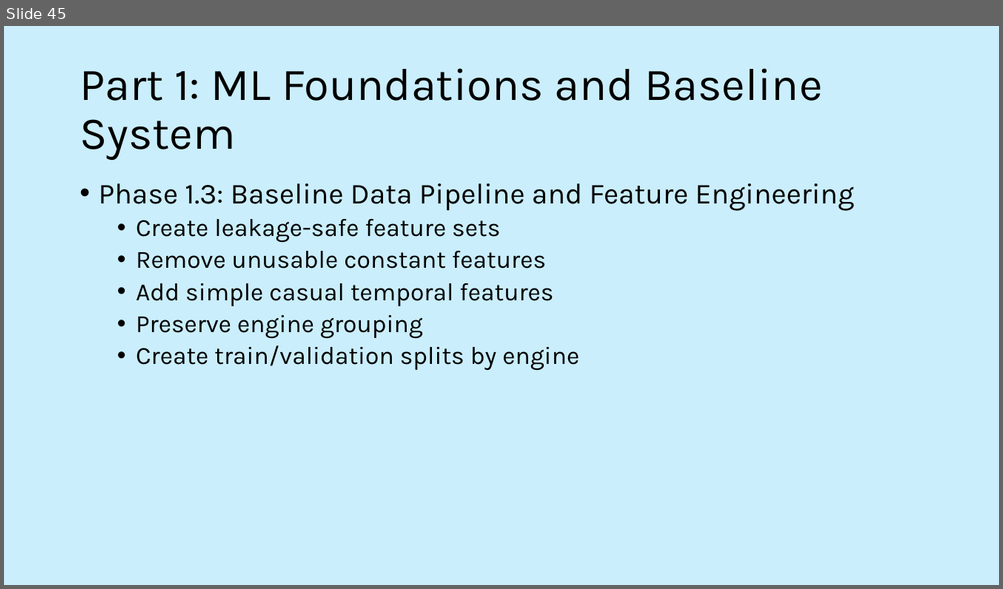
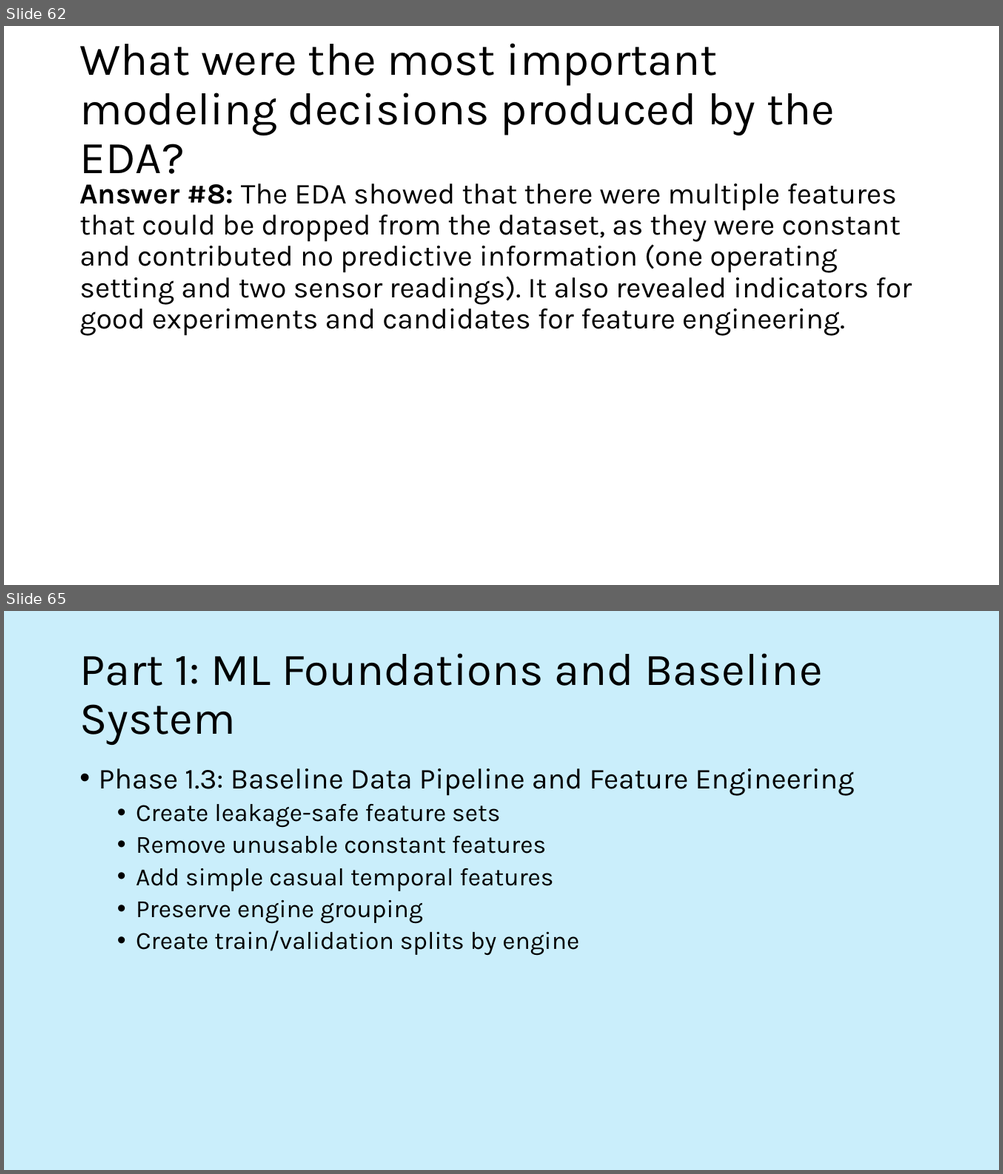
Before and after one commit to stuart-spackman/ml-predictive-maintenance-mlops, a slide deck: documents/active_recall.pptx. Shown one above the other, each under a label of ours: slide 45 before the commit, slides 62 and 65 after it; the slides between them are not shown. The pictures are 1003x589 and 1003x1174 pixels, drawn with LibreOffice and Linux fonts; fonts in the diff are those of the drawing. Boxes give left, top, right and bottom in pixels: in the first picture for what was removed or moved away, otherwise in the second. Text is boxed around its words. In the diff, an @@ line names an element or a change of style, - is before the commit and + after.

```diff
--- a/documents/active_recall.pptx
+++ b/documents/active_recall.pptx
@@ slide 62 added at (4,26,999,585), background #FFFFFF @@
@@ title added at (79,43,834,174), 44 pt, text #000000 @@
+What were the most important modeling decisions produced by the EDA?
@@ text added at (79,184,911,336), 28 pt, text #000000 @@
+Answer #8: The EDA showed that there were multiple features that could be dropped from the dataset, as they were constant and contributed no predictive information (one operating setting and two sensor readings). It also revealed indicators for good experiments and candidates for feature engineering.
@@ what was slide 45 is now slide 65 @@
```
Also in this commit, not shown: 37 slides changed, 36 other slides added, 3 slides removed, 14 other files.
